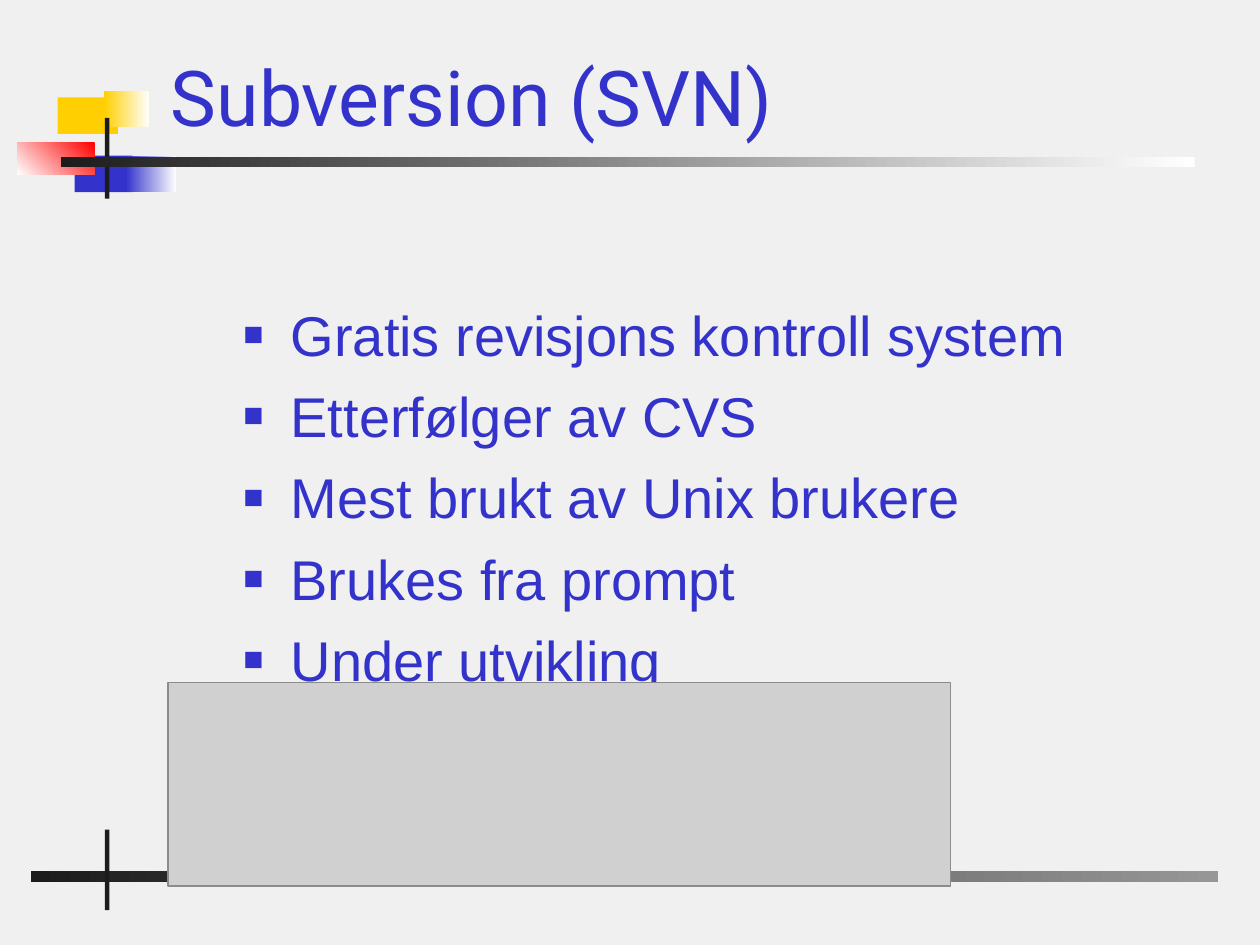
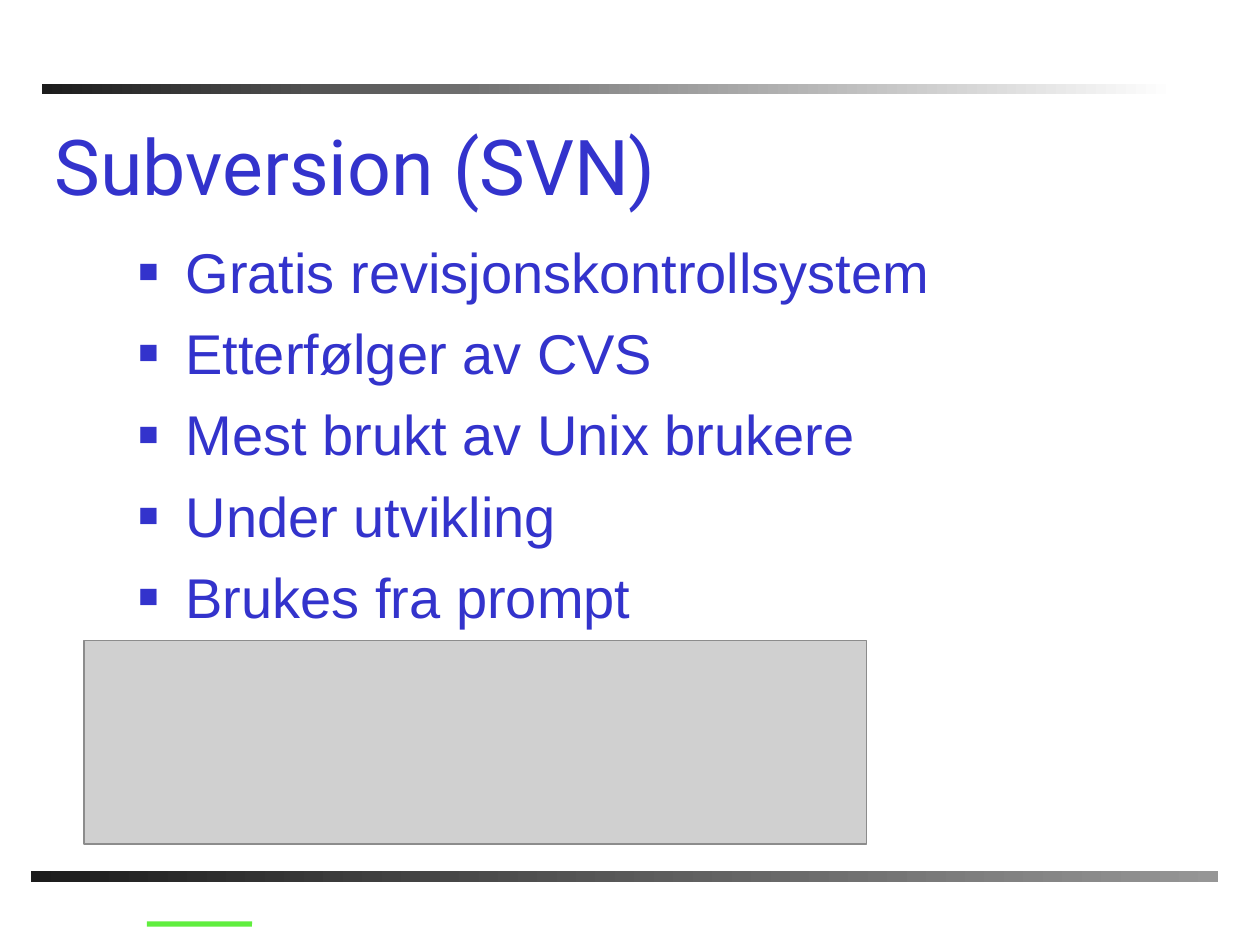
Before and after one commit to AnkhSVN/AnkhSVN, a slide deck: slide 5 of doc/powerpoint/Subversion_addin_for_VS.NET.ppt. Drawn at 1260x945 pixels with LibreOffice and Linux fonts; fonts in the diff are those of the drawing; grey boxes stand for pictures; background and template pictures are left out. Boxes give left, top, right and bottom in pixels: in the first picture for what was removed or moved away, otherwise in the second. Text is boxed around its words. In the diff, an @@ line names an element or a change of style, - is before the commit and + after.

```diff
--- a/doc/powerpoint/Subversion_addin_for_VS.NET.ppt
+++ b/doc/powerpoint/Subversion_addin_for_VS.NET.ppt
@@ background #F0F0F0 to #FFFFFF @@
@@ rectangle moved from (x1=60, y1=158, x2=1194, y2=168) to (x1=42, y1=84, x2=1176, y2=94) @@
@@ title "Subversion (SVN)" moved from (x1=171, y1=64, x2=773, y2=144) to (x1=54, y1=133, x2=656, y2=213) @@
@@ rectangle removed at (x1=58, y1=97, x2=118, y2=134) @@
@@ rectangle removed at (x1=105, y1=91, x2=150, y2=127) @@
@@ rectangle removed at (x1=105, y1=118, x2=108, y2=199) @@
@@ rectangle removed at (x1=18, y1=142, x2=94, y2=175) @@
@@ rectangle removed at (x1=74, y1=155, x2=132, y2=192) @@
@@ rectangle removed at (x1=126, y1=155, x2=176, y2=192) @@
@@ text "Gratis revisjonskontrollsystem" moved from (x1=291, y1=315, x2=1065, y2=683) to (x1=186, y1=252, x2=929, y2=629) @@
@@ text at (x1=186, y1=252, x2=929, y2=304): spaces changed @@
-■ Gratis revisjons kontroll system
+■ Gratis revisjonskontrollsystem
@@ text at (x1=186, y1=496, x2=556, y2=547): paragraph added @@
+■ Under utvikling
@@ picture moved from (x1=168, y1=683, x2=950, y2=886) to (x1=84, y1=640, x2=867, y2=843) @@
@@ text at (x1=291, y1=640, x2=661, y2=683): paragraph removed @@
-■ Under utvikling
@@ rectangle removed at (x1=105, y1=829, x2=108, y2=910) @@
@@ line added from (147, 924) to (252, 924), #60EE3E 3 pt @@
```
Also in this commit, not shown: 22 other slides changed, 1 slide added, 1 slide removed.
